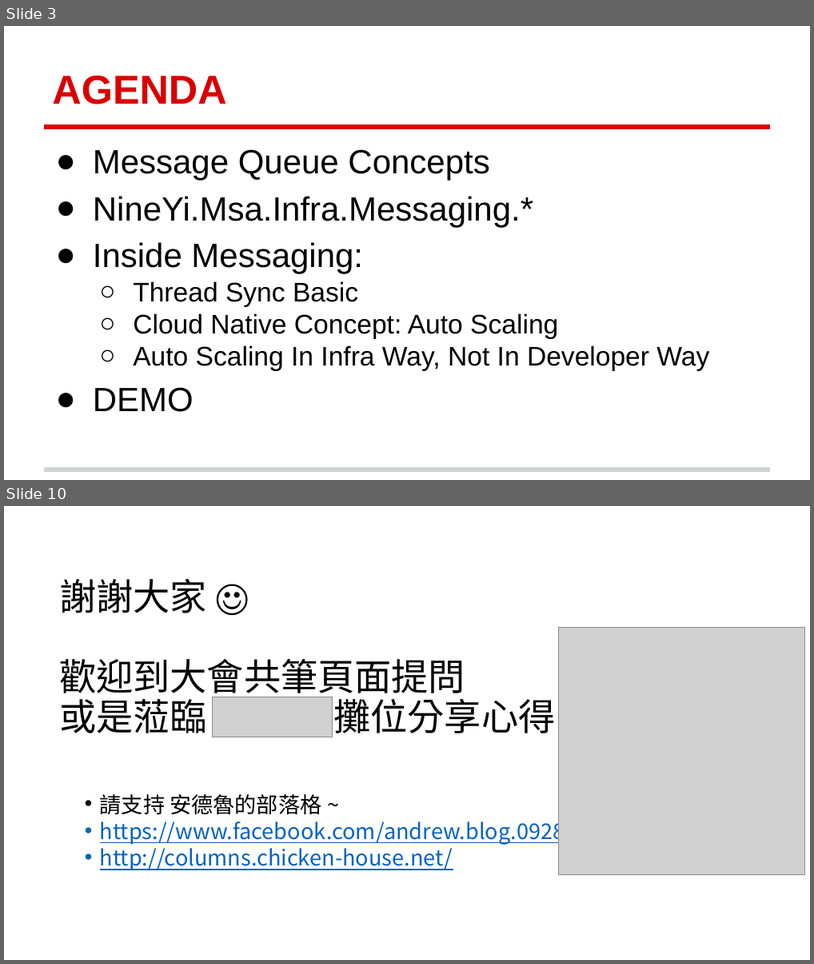
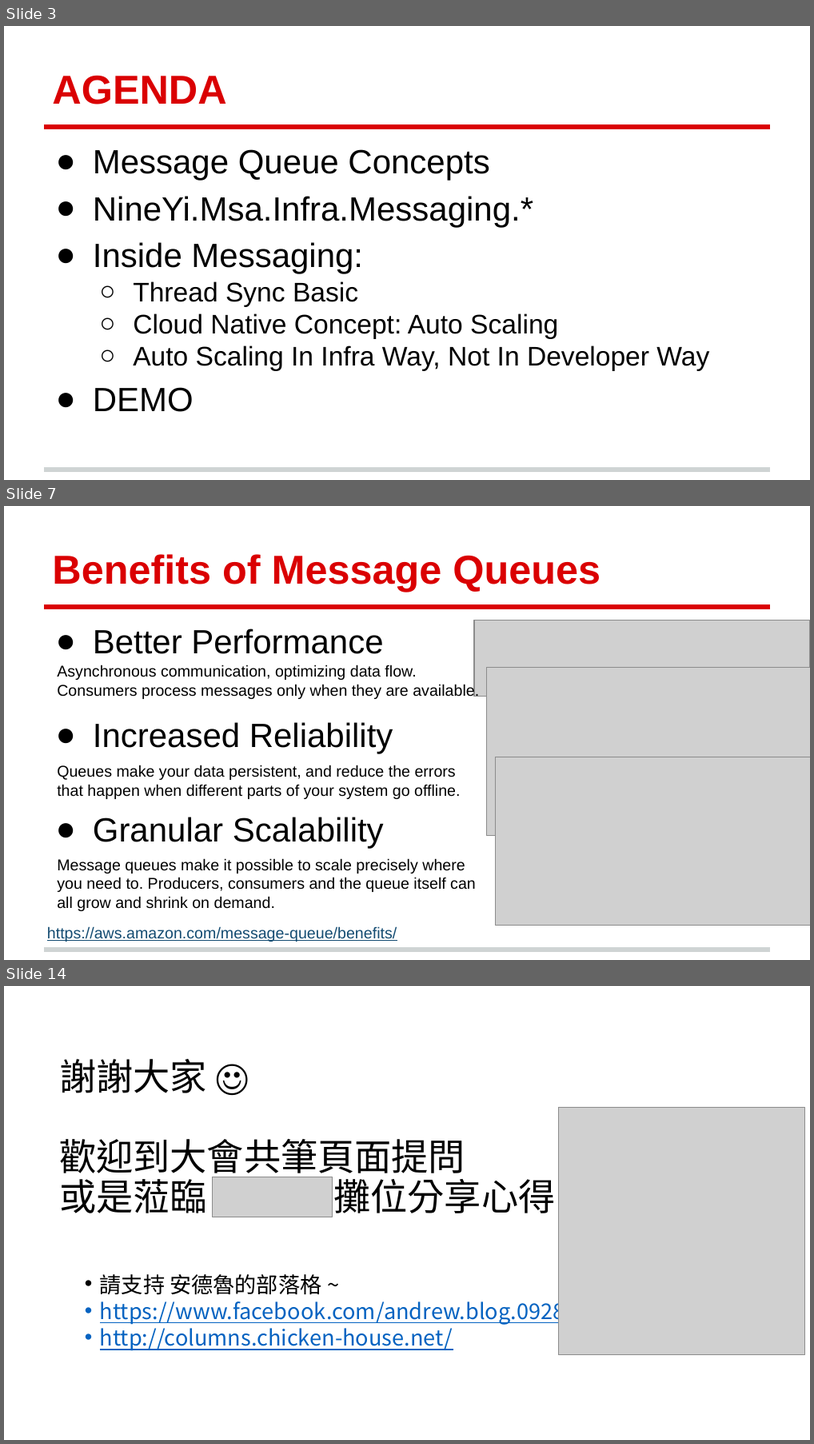
Before and after one commit to andrew0928/Meetup, a slide deck: 20190123.MessageQueueRPC/91APP-MessageQueueRPC-20190123.pptx. Shown one above the other, each under a label of ours: slides 3 and 10 before the commit, slides 3, 7 and 14 after it; the slides between them are not shown. The pictures are 814x964 and 814x1444 pixels, drawn with LibreOffice and Linux fonts; fonts in the diff are those of the drawing; grey boxes stand for pictures; background and template pictures are left out. Boxes give left, top, right and bottom in pixels: in the first picture for what was removed or moved away, otherwise in the second. Text is boxed around its words. In the diff, an @@ line names an element or a change of style, - is before the commit and + after.

```diff
--- a/20190123.MessageQueueRPC/91APP-MessageQueueRPC-20190123.pptx
+++ b/20190123.MessageQueueRPC/91APP-MessageQueueRPC-20190123.pptx
@@ slide 7 added at (4, 506, 810, 960), background #FFFFFF; not listed: 2 template elements that a slide beside it also shows @@
@@ title added at (52, 554, 601, 591), 36 pt, text #DA0002, bold @@
+Benefits of Message Queues
@@ picture added at (474, 620, 810, 696) @@
@@ text added at (93, 628, 394, 848), 30 pt, text #000000 @@
+● Better Performance
+● Increased Reliability
+● Granular Scalability
@@ text added at (57, 664, 479, 699), 14 pt, text #000000 @@
+Asynchronous communication, optimizing data flow.
+Consumers process messages only when they are available.
@@ picture added at (487, 668, 810, 835) @@
@@ text added at (57, 764, 460, 799), 14 pt, text #000000 @@
+Queues make your data persistent, and reduce the errors
+that happen when different parts of your system go offline.
@@ picture added at (496, 756, 810, 924) @@
@@ text added at (57, 858, 476, 911), 14 pt, text #000000 @@
+Message queues make it possible to scale precisely where
+you need to. Producers, consumers and the queue itself can
+all grow and shrink on demand.
@@ text added at (47, 926, 397, 941), 14 pt, text #144C72, underline @@
+https://aws.amazon.com/message-queue/benefits/
@@ what was slide 10 is now slide 14 @@
```
Also in this commit, not shown: 1 slide changed, 7 other slides added, 4 slides removed.
